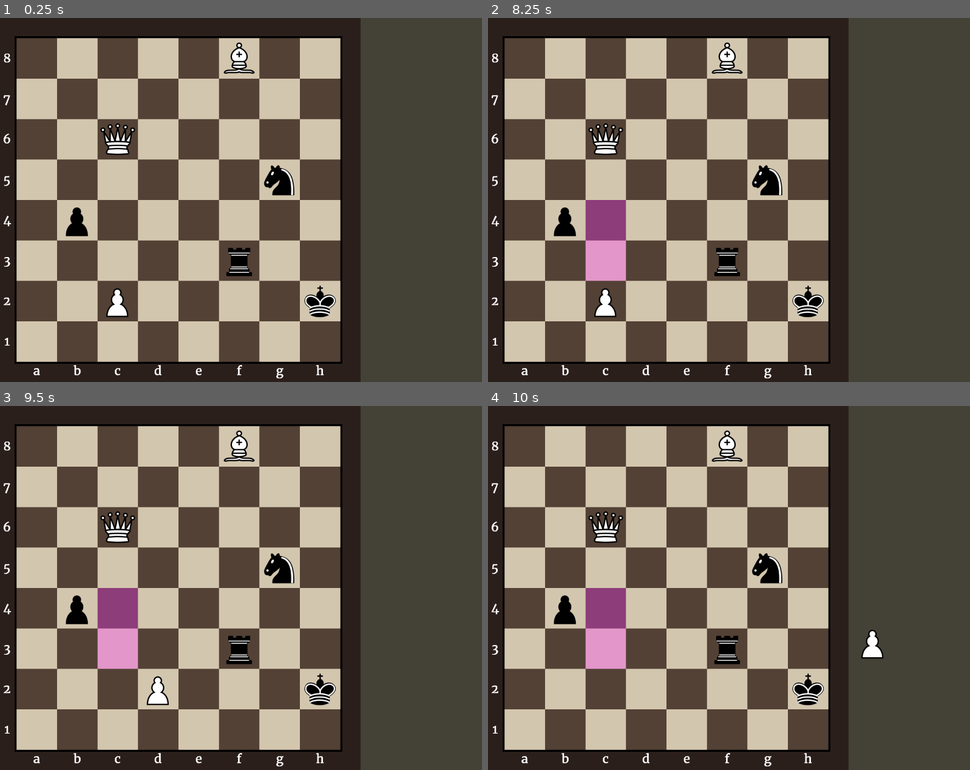
Above: before the commit, frames 1-4 (two rows, left to right).
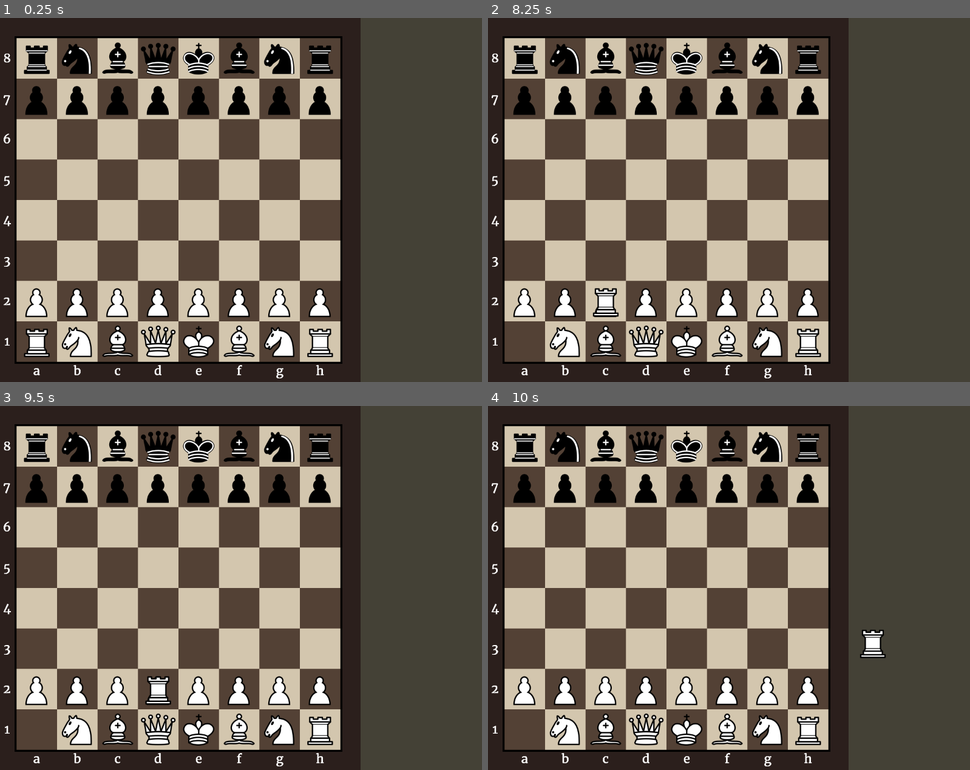
Above: after the commit, the same moments.

Repository: Hunter-1/Godot-Chess
Game: Godot game, scene res://game.tscn
Same seed, same stepped clock (60 frames per second), same inputs: the game is played once before the commit and once after it.
Inputs (mouse positions are in pixels of both pictures, inside the frame that each line leads up to):
- Up to frame 1 (0.25 s): no input
- Up to frame 2 (8.25 s): tap Enter at 0.5, 2, 3.5 s; move the mouse to (526, 341) at 0.52 s; press the mouse at (526, 341) at 0.53 s; tap Space at 1.25, 2.75, 4.25 s; move the mouse to (565, 341) at 1.27 s; release the mouse at (565, 341) at 1.28 s; click (565, 341) at 1.35 s; move the mouse to (603, 341) at 2.02 s; press the mouse at (603, 341) at 2.03 s; move the mouse to (647, 341) at 2.77 s; release the mouse at (647, 341) at 2.78 s; click (647, 341) at 2.85 s; move the mouse to (685, 341) at 3.52 s; press the mouse at (685, 341) at 3.53 s; move the mouse to (729, 341) at 4.27 s; release the mouse at (729, 341) at 4.28 s; click (729, 341) at 4.35 s; move the mouse to (767, 341) at 5.02 s; press the mouse at (767, 341) at 5.03 s; move the mouse to (806, 341) at 5.77 s; release the mouse at (806, 341) at 5.78 s; click (806, 341) at 5.85 s; move the mouse to (526, 301) at 6.52 s; press the mouse at (526, 301) at 6.53 s; move the mouse to (565, 301) at 7.27 s; release the mouse at (565, 301) at 7.28 s; click (565, 301) at 7.35 s; move the mouse to (603, 301) at 8.02 s; press the mouse at (603, 301) at 8.03 s
- Up to frame 3 (9.5 s): move the mouse to (159, 689) at 8.77 s; release the mouse at (159, 689) at 8.78 s; click (159, 689) at 8.85 s
- Up to frame 4 (10 s): move the mouse to (873, 642) at 9.52 s; press the mouse at (873, 642) at 9.53 s

The runs differ from the first frame. In frame 1, 59% of the frame differs, in the area x 3-71%, y 5-95%; in frame 2, 59%; in frame 3, 59%; in frame 4, 60%, in the area x 3-83%, y 5-95%.

Commit message:
Added Starting Positions
Added Starting Positions for the pieces (also flipped board square colors)

Diff:
--- a/board.gd
+++ b/board.gd
@@ -29,6 +29,31 @@
 			add_child(letMarking)
 
 		Squares.append(row)
+	starting_positions()
+
+func starting_positions():
+	for i in range (size):
+		add_piece(create_piece(5,0),1,i)
+	add_piece(create_piece(4,0),0,0)
+	add_piece(create_piece(4,0),0,7)
+	add_piece(create_piece(3,0),0,1)
+	add_piece(create_piece(3,0),0,6)
+	add_piece(create_piece(2,0),0,2)
+	add_piece(create_piece(2,0),0,5)
+	add_piece(create_piece(1,0),0,3)
+	add_piece(create_piece(0,0),0,4)
+	for i in range (size):
+		add_piece(create_piece(5,1),6,i)
+	add_piece(create_piece(4,1),7,0)
+	add_piece(create_piece(4,1),7,7)
+	add_piece(create_piece(3,1),7,1)
+	add_piece(create_piece(3,1),7,6)
+	add_piece(create_piece(2,1),7,2)
+	add_piece(create_piece(2,1),7,5)
+	add_piece(create_piece(1,1),7,3)
+	add_piece(create_piece(0,1),7,4)
+
+func test_positions():
 	add_piece(create_piece(2,0),7,5)
 	add_piece(create_piece(4,1),2,5)
 	add_piece(create_piece(1,0),5,2)
@@ -36,7 +61,6 @@
 	add_piece(create_piece(3,1),4,6)
 	add_piece(create_piece(5,1),3,1)
 	add_piece(create_piece(5,0),1,2)
-
 
 func move_piece(oldRow: int, oldCol: int, newRow: int, newCol: int):
 	add_piece(remove_piece(oldRow,oldCol),newRow, newCol)
--- a/square.gd
+++ b/square.gd
@@ -26,7 +26,7 @@
 # Called when the node enters the scene tree for the first time.
 func _ready():
 	var sum = boardPosition.x + boardPosition.y
-	if sum % 2 == 1:
+	if sum % 2 == 0:
 		$Polygon2D.color = black_color
 	else:
 		$Polygon2D.color = white_color
